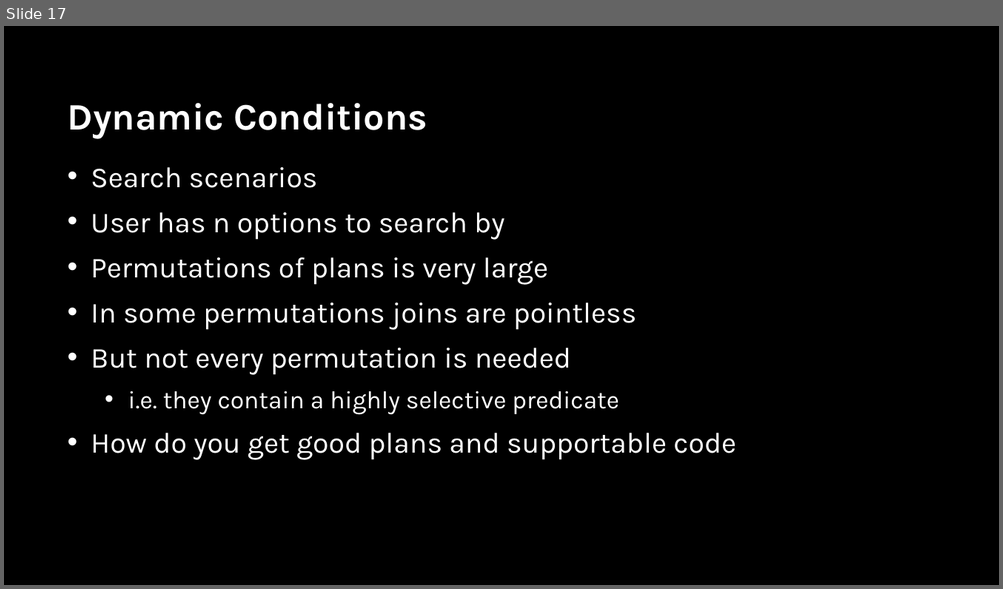
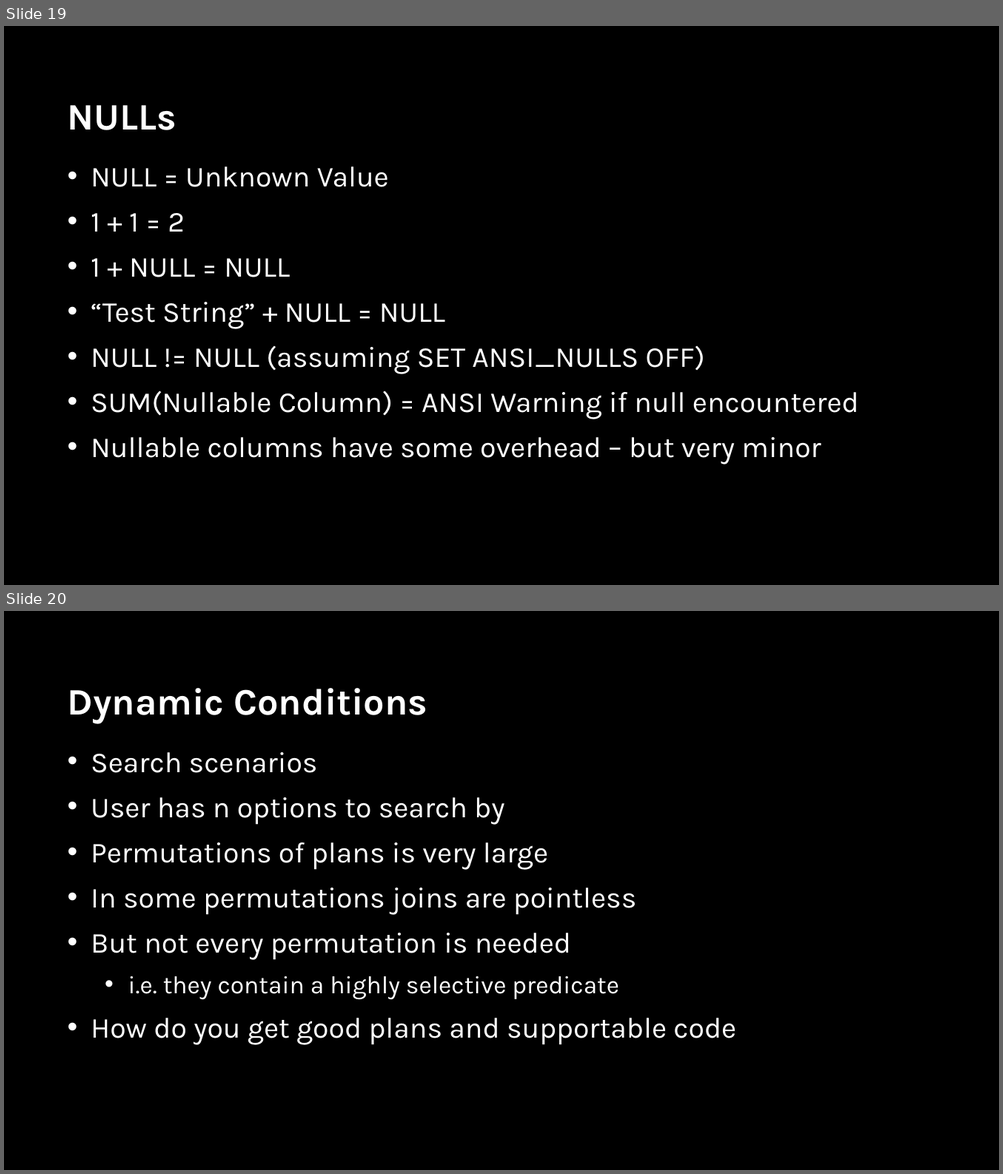
Before and after one commit to sabinio/SQLTraining, a slide deck: Slides/4. Performance.pptx. Shown one above the other, each under a label of ours: slide 17 before the commit, slides 19 and 20 after it. The pictures are 1003x589 and 1003x1174 pixels, drawn with LibreOffice and Linux fonts; fonts in the diff are those of the drawing; background and template pictures are left out. Boxes give left, top, right and bottom in pixels: in the first picture for what was removed or moved away, otherwise in the second. Text is boxed around its words. In the diff, an @@ line names an element or a change of style, - is before the commit and + after.

```diff
--- a/Slides/4. Performance.pptx
+++ b/Slides/4. Performance.pptx
@@ slide 19 added at [4,26,999,585], background picture (left out) @@
@@ title added at [68,105,176,130], 36 pt, text #FFFFFF, bold @@
+NULLs
@@ text added at [91,167,859,465], 28 pt, text #FFFFFF @@
+• NULL = Unknown Value
+• 1 + 1 = 2
+• 1 + NULL = NULL
+• “Test String” + NULL = NULL
+• NULL != NULL (assuming SET ANSI_NULLS OFF)
+• SUM(Nullable Column) = ANSI Warning if null encountered
+• Nullable columns have some overhead – but very minor
@@ what was slide 17 is now slide 20 @@
```
Also in this commit, not shown: 3 slides changed, 3 other slides added, 1 other file.
